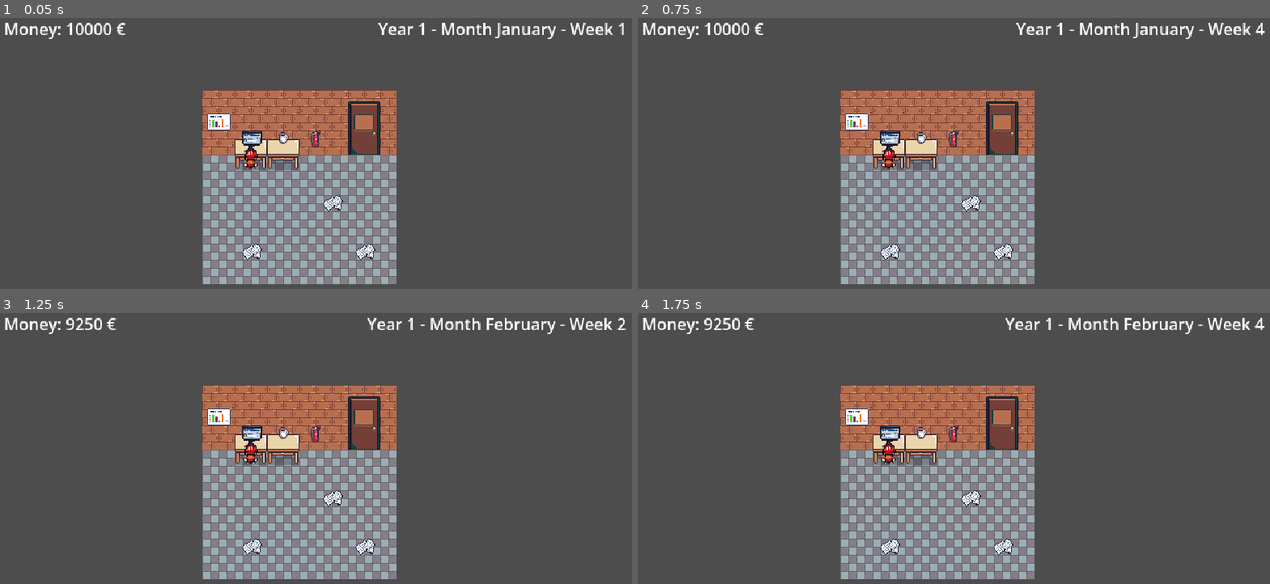
Above: before the commit, frames 1-4 (two rows, left to right).
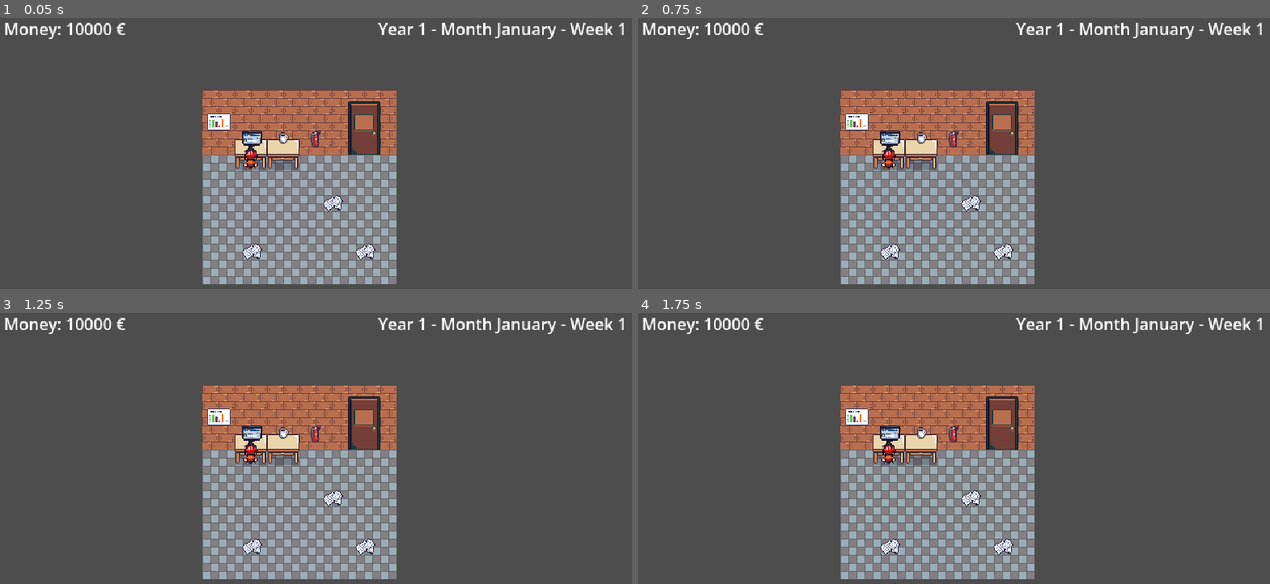
Above: after the commit, the same moments.

Repository: Phanty78/i-want-to-be-a-game-dev
Game: Godot game, scene res://scenes/main/main.tscn
Same seed, same stepped clock (60 frames per second), same inputs: the game is played once before the commit and once after it.
Inputs (mouse positions are in pixels of both pictures, inside the frame that each line leads up to):
- Up to frame 1 (0.05 s): no input
- Up to frame 2 (0.75 s): tap Enter at 0.5 s; move the mouse to (1093, 172) at 0.52 s; click (1093, 172) at 0.67 s
- Up to frame 3 (1.25 s): no input
- Up to frame 4 (1.75 s): move the mouse to (821, 505) at 1.27 s; click (821, 505) at 1.42 s

Frame 1 is identical in both runs. In frame 2, less than 0.1% of the frame differs, in the area x 97-100%, y 1-7%; in frame 3, 1.1%; in frame 4, 1.1%, in the area x 10-100%, y 1-8%.

Commit message:
ADD - Ajout de la boucle musicale et des effets sonores.

Diff:
--- a/models/game_calendar.gd
+++ b/models/game_calendar.gd
@@ -1,7 +1,7 @@
 class_name GameCalendar
 
 const WEEKS_PER_YEAR := 52
-const WEEK_DURATION_SECONDS := 0.2
+const WEEK_DURATION_SECONDS := 7
 
 var months: Array[Month] = [
 	Month.new("January", 5),
--- a/scenes/main/main.gd
+++ b/scenes/main/main.gd
@@ -31,6 +31,8 @@
 @onready var consult_released_games_button: Button = $UI/UIRoot/ActionMenu/MarginContainer/VBoxContainer/ConsultRelesedGamesButton
 @onready var released_games_modal: PopupPanel = $UI/UIRoot/ReleasedGamesModal
 @onready var released_games_list_label: Label = $UI/UIRoot/ReleasedGamesModal/ReleasedGamesListLabel
+@onready var cash_sound: AudioStreamPlayer = $CashSound
+@onready var pay_sound: AudioStreamPlayer = $PaySound
 
 func _ready() -> void:
 	setup_theme_options()
@@ -79,6 +81,7 @@
 	# Ici le plus 1 permet d'anticiper. Car la valeur réelle ne change que lors de l'appel de la fonction advance_month
 	if game_calendar.weeks_count_for_month + 1 > game_calendar.current_month.duration_in_weeks:
 		studio.money -= studio.get_monthly_studio_cost()
+		pay_sound.play()
 
 func _input(event: InputEvent) -> void:
 	if event is InputEventMouseButton:
@@ -173,6 +176,7 @@
 	score_released_label.text = "Score: %d/10" % game_note
 	studio.money += 1000 * game_note
 	game_released_money_label.text = "You earned %d $" % (1000 * game_note)
+	cash_sound.play()
 	game_clock.paused = true
 	game_released_modal.popup_centered(Vector2i(500, 400))
 
--- a/scenes/main/main.tscn
+++ b/scenes/main/main.tscn
@@ -2,6 +2,9 @@
 
 [ext_resource type="PackedScene" uid="uid://bl45d7kokrnj8" path="res://scenes/main/main_room.tscn" id="1_hyk8p"]
 [ext_resource type="Script" uid="uid://b2p1t5rs0jwv2" path="res://scenes/main/main.gd" id="1_iuonh"]
+[ext_resource type="AudioStream" uid="uid://daq2pi54mmcdr" path="res://Assets/audio/music_loop.wav" id="3_k2fmo"]
+[ext_resource type="AudioStream" uid="uid://o6iim3g68s8d" path="res://Assets/audio/cash_machine.wav" id="4_l3cfh"]
+[ext_resource type="AudioStream" uid="uid://w1j0oohnk4y5" path="res://Assets/audio/pay.wav" id="5_6q06x"]
 
 [node name="Main" type="Node" unique_id=1862332818]
 script = ExtResource("1_iuonh")
@@ -192,6 +195,16 @@
 [node name="GameClock" type="Timer" parent="." unique_id=67344078]
 wait_time = 7.0
 
+[node name="MusicLoop" type="AudioStreamPlayer" parent="." unique_id=747772320]
+stream = ExtResource("3_k2fmo")
+autoplay = true
+
+[node name="CashSound" type="AudioStreamPlayer" parent="." unique_id=372930109]
+stream = ExtResource("4_l3cfh")
+
+[node name="PaySound" type="AudioStreamPlayer" parent="." unique_id=209264500]
+stream = ExtResource("5_6q06x")
+
 [connection signal="popup_hide" from="UI/UIRoot/ActionMenu" to="." method="_on_action_menu_popup_hide"]
 [connection signal="pressed" from="UI/UIRoot/ActionMenu/MarginContainer/VBoxContainer/CreateGameButton" to="." method="_on_create_game_button_pressed"]
 [connection signal="pressed" from="UI/UIRoot/ActionMenu/MarginContainer/VBoxContainer/ConsultRelesedGamesButton" to="." method="_on_consult_relesed_games_button_pressed"]
Not shown, changed: Assets/audio/licences/music_loop.txt
Not shown, changed: Assets/audio/music_loop.wav.import
